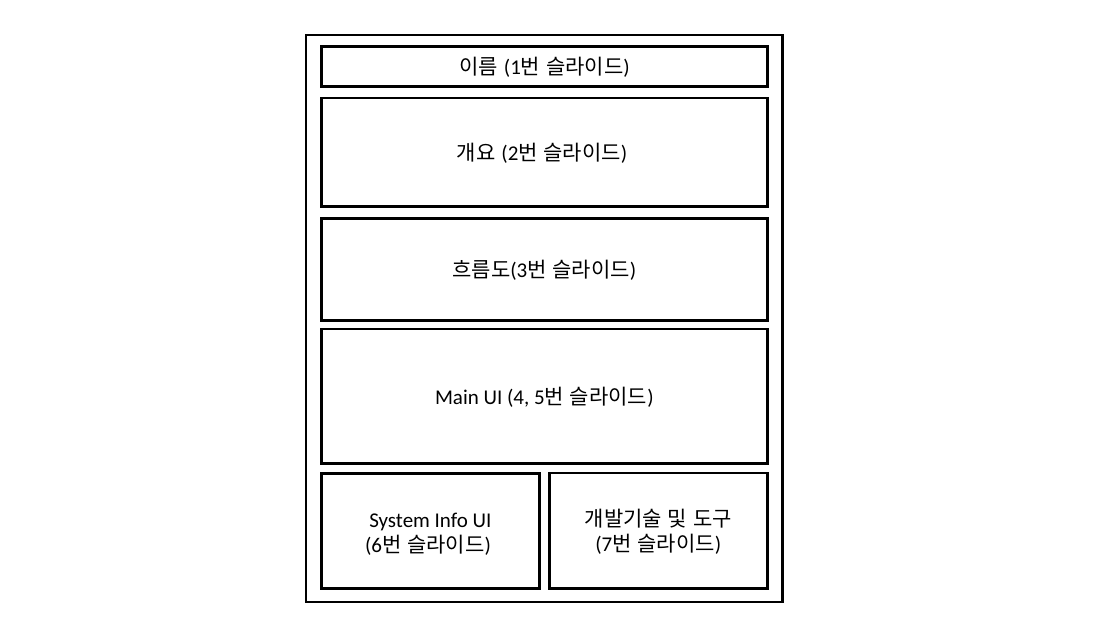
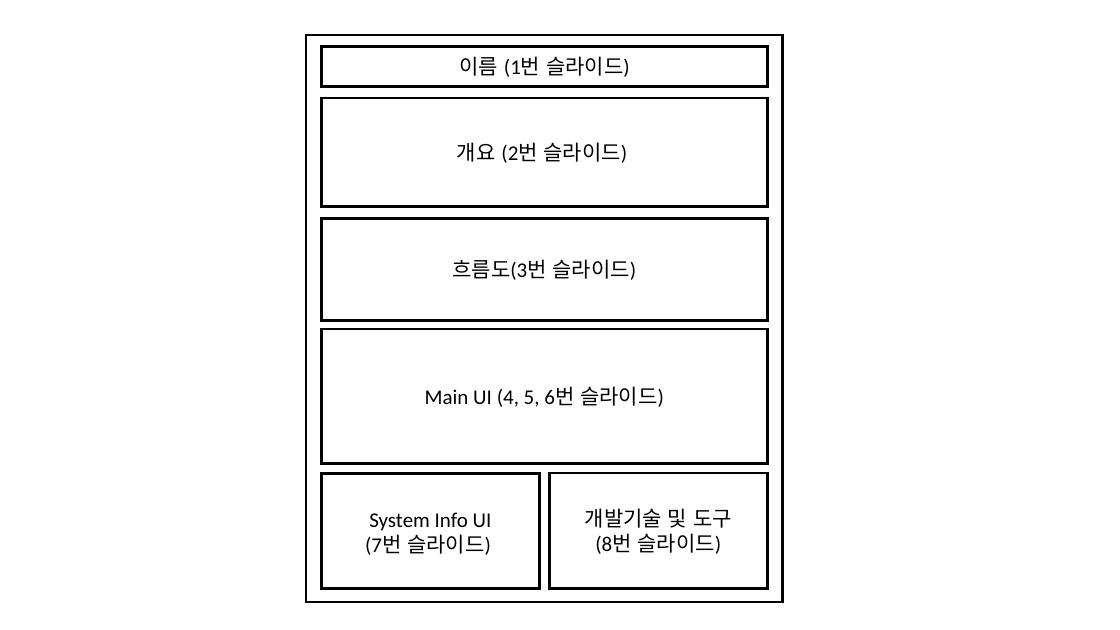
Before and after one commit to SaintSeong/JusungProject, a slide deck: slide 9 of A조 발표/A조 폼보드.pptx (slide 8 before the commit). Drawn at 1120x630 pixels with LibreOffice and Linux fonts; fonts in the diff are those of the drawing. Boxes give left, top, right and bottom in pixels: in the first picture for what was removed or moved away, otherwise in the second. Text is boxed around its words. In the diff, an @@ line names an element or a change of style, - is before the commit and + after.

```diff
--- a/A조 발표/A조 폼보드.pptx
+++ b/A조 발표/A조 폼보드.pptx
@@ text in rectangle at [425,386,664,407]: text changed @@
-Main UI (4, 5번 슬라이드)
+Main UI (4, 5, 6번 슬라이드)
@@ text in rectangle at [585,508,732,554]: text changed @@
-개발기술 및 도구
-(7번 슬라이드)
+개발기술 및 도구
+(8번 슬라이드)
@@ text in rectangle at [365,512,492,555]: text changed @@
-System Info UI
-(6번 슬라이드)
+System Info UI
+(7번 슬라이드)
```
Also in this commit, not shown: 2 slides added, 1 slide removed, 1 other file.
